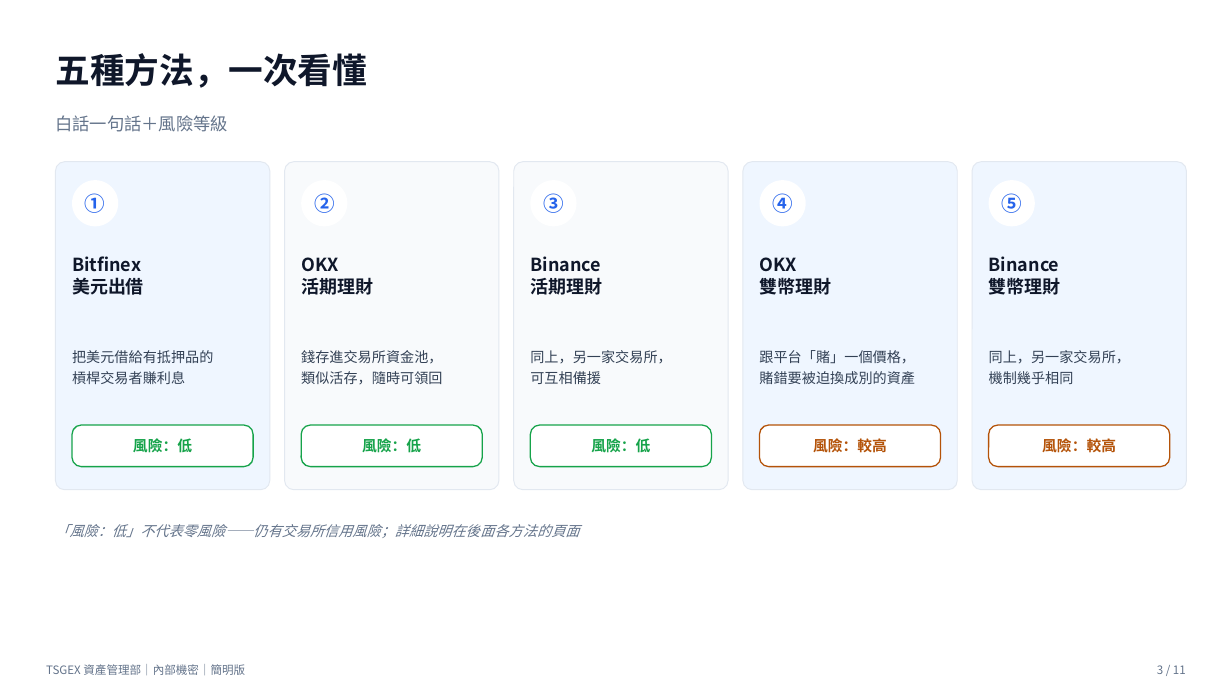
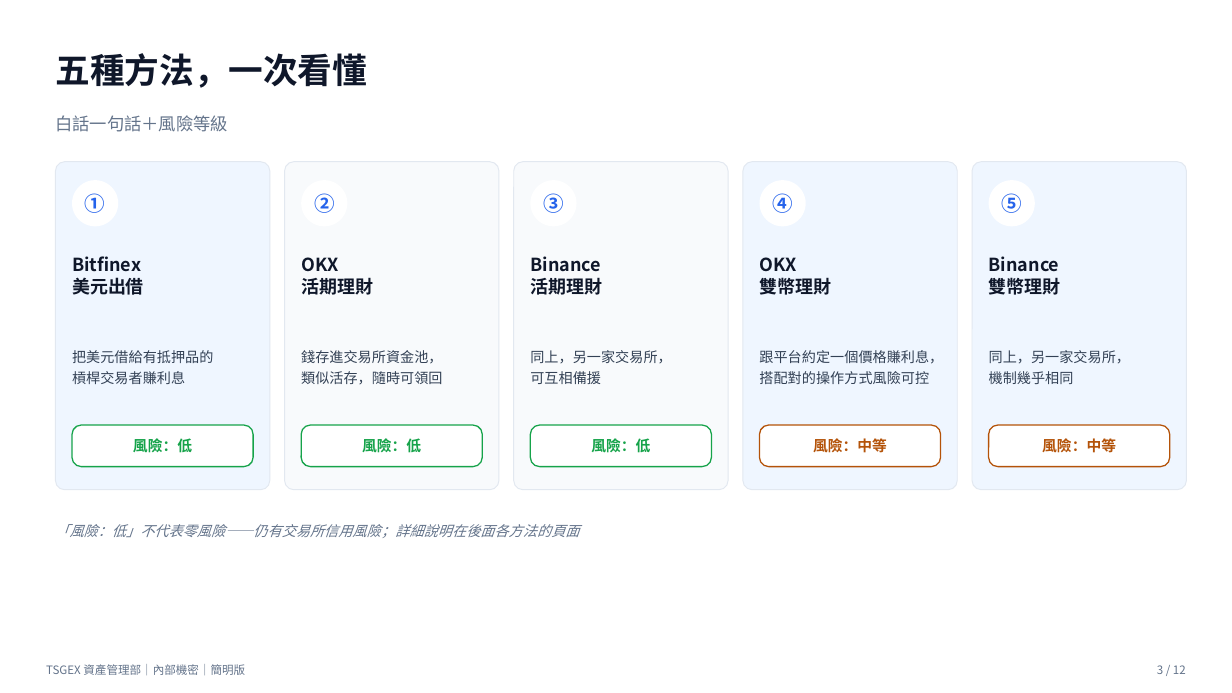
Before and after one commit to Nick-Lai-810362/Nick-Lai-810362, a slide deck: slide 3 of reports/TSGEX_Simplified_TWD5M_Presentation.pptx. Drawn at 1232x693 pixels with LibreOffice and Linux fonts; fonts in the diff are those of the drawing. Boxes give left, top, right and bottom in pixels: in the first picture for what was removed or moved away, otherwise in the second. Text is boxed around its words. In the diff, an @@ line names an element or a change of style, - is before the commit and + after.

```diff
--- a/reports/TSGEX_Simplified_TWD5M_Presentation.pptx
+++ b/reports/TSGEX_Simplified_TWD5M_Presentation.pptx
@@ text at <box>759,350,943,384</box>: text changed @@
-跟平台「賭」一個價格，
-賭錯要被迫換成別的資產
+跟平台約定一個價格賺利息，
+搭配對的操作方式風險可控
@@ text at <box>813,438,887,453</box>: text changed @@
-風險：較高
+風險：中等
@@ text at <box>1042,438,1116,453</box>: text changed @@
-風險：較高
+風險：中等
```
Also in this commit, not shown: 9 other slides changed, 1 slide added, 1 other file.
